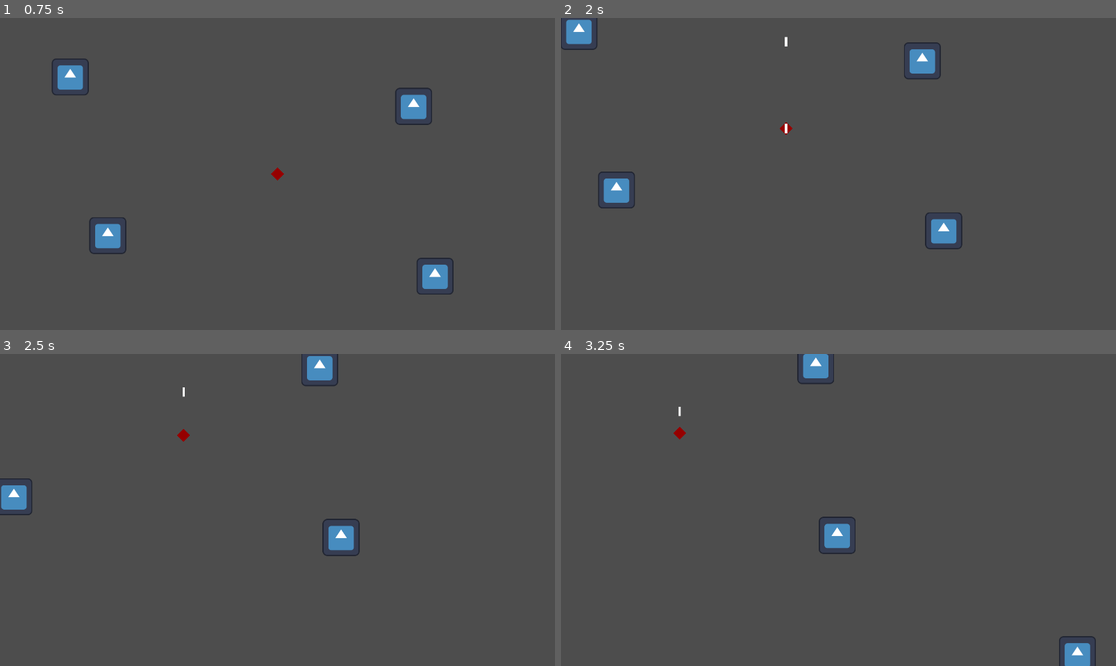
Above: before the commit, frames 1-4 (two rows, left to right).
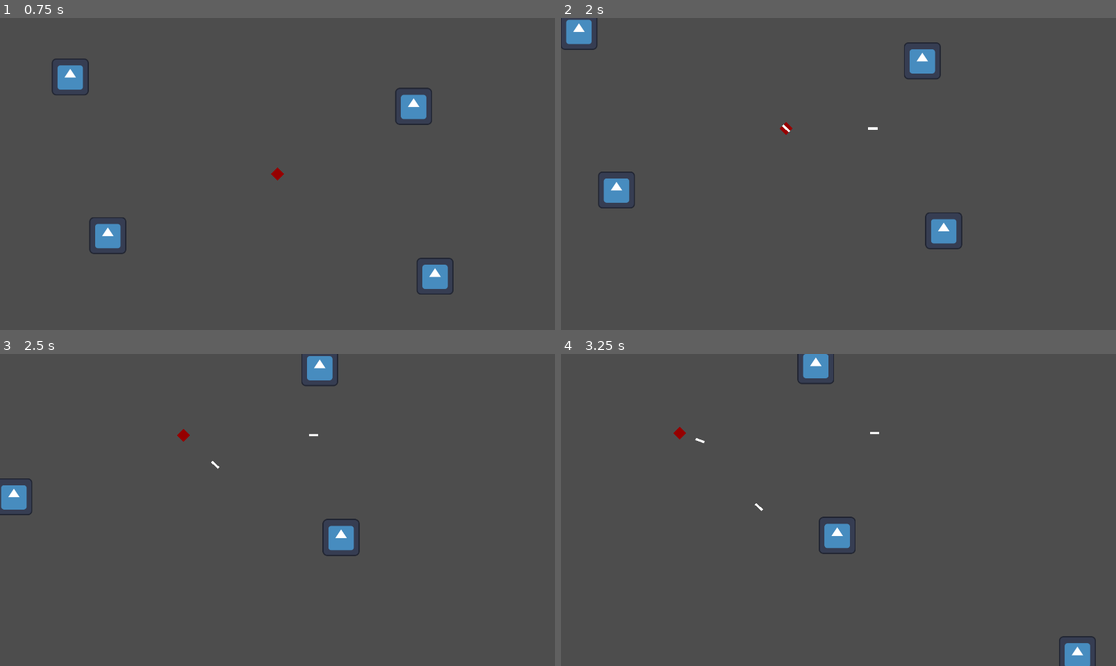
Above: after the commit, the same moments.

Repository: SytonK/DodgeMaster
Game: Godot game, scene res://src/levels/sandbox/sandbox.tscn
Two runs of this game, one before a commit and one after it. Both use one fixed random seed, a clock stepped at 60 frames per second and the inputs below. The engine's default icon, where the game draws it, is replaced by a stand-in: a white triangle on a blue panel in a dark square.
Inputs:
- Up to frame 1 (0.75 s): tap Enter at 0.5 s; hold Right (move_right) from 0.53 s (still down)
- Up to frame 2 (2 s): release Right (move_right) at 1.28 s; hold Down (move_down) from 1.28 s (still down)
- Up to frame 3 (2.5 s): release Down (move_down) at 2.03 s; hold Right (move_right) from 2.03 s (still down)
- Up to frame 4 (3.25 s): release Right (move_right) at 2.78 s; hold Up (move_up) from 2.78 s (still down)

Frame 1 is identical in both runs. In frame 2, less than 0.1% of the frame differs, in the area x 39-58%, y 6-37%; in frame 3, less than 0.1%; in frame 4, less than 0.1%, in the area x 21-58%, y 16-51%.

Commit message:
TargetPlayerTower/projectile follow player

Diff:
--- a/project.godot
+++ b/project.godot
@@ -14,6 +14,10 @@
 run/main_scene="res://src/levels/sandbox/sandbox.tscn"
 config/features=PackedStringArray("4.2", "Forward Plus")
 config/icon="res://icon.svg"
+
+[autoload]
+
+Globals="*res://src/globals/globals.gd"
 
 [debug]
 
--- a/src/enemies attacks/projectiels/projectile.tscn
+++ b/src/enemies attacks/projectiels/projectile.tscn
@@ -4,7 +4,7 @@
 [ext_resource type="Texture2D" uid="uid://b1ifi5yxuer5e" path="res://assets/testing/16 x 64.png" id="2_xwqv2"]
 
 [sub_resource type="RectangleShape2D" id="RectangleShape2D_5jkjw"]
-size = Vector2(8, 32)
+size = Vector2(32, 8)
 
 [node name="Projectile" type="Area2D"]
 script = ExtResource("1_v2u52")
@@ -13,6 +13,7 @@
 shape = SubResource("RectangleShape2D_5jkjw")
 
 [node name="Sprite2D" type="Sprite2D" parent="."]
+rotation = 1.5708
 scale = Vector2(0.5, 0.5)
 texture = ExtResource("2_xwqv2")
 
--- a/src/enemies/towers/target player tower/target_player_tower.gd
+++ b/src/enemies/towers/target player tower/target_player_tower.gd
@@ -4,6 +4,7 @@
 @export var projectile_speed: int = 300
 
 
-func _on_spawner_scene_spawned(scene: Projectile) -> void:
-	scene.direction = Vector2.UP
-	scene.speed = projectile_speed
+func _on_spawner_scene_spawned(projectile: Projectile) -> void:
+	projectile.direction = Globals.player_ref.position - projectile.position
+	projectile.rotation = projectile.direction.angle()
+	projectile.speed = projectile_speed
--- /dev/null
+++ b/src/globals/globals.gd
@@ -0,0 +1,4 @@
+extends Node
+
+
+var player_ref: Player
--- a/src/player/player.gd
+++ b/src/player/player.gd
@@ -1,7 +1,13 @@
-class_name player
+class_name Player
 extends CharacterBody2D
 
+
 @export var movement_speed: float = 500
+
+
+func _ready() -> void:
+	Globals.player_ref = self
+
 
 func _process(_delta: float) -> void:
 	velocity = Vector2(
